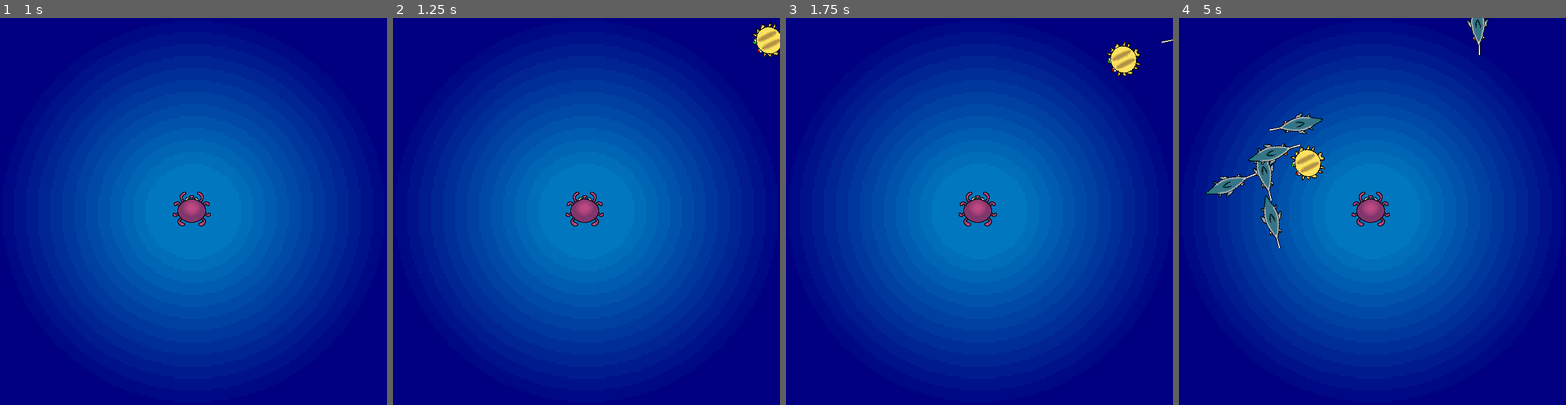
Above: before the commit, frames 1-4 (left to right).
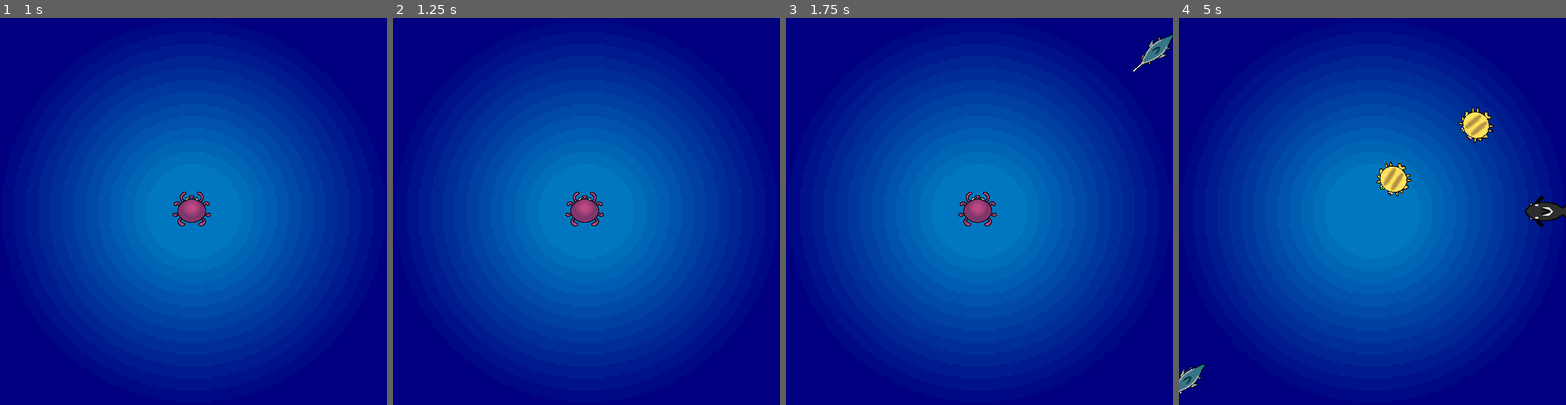
Above: after the commit, the same moments.

Repository: jonael-garcia26/OctoPause
Game: Godot game, scene res://Scenes/menu.tscn
Same seed, same stepped clock (60 frames per second), same inputs: the game is played once before the commit and once after it.
Inputs:
- Up to frame 1 (1 s): click "Start" at 0.5 s
- Up to frame 2 (1.25 s): no input
- Up to frame 3 (1.75 s): no input
- Up to frame 4 (5 s): no input

Frame 1 is identical in both runs. In frame 2, 0.5% of the frame differs, in the area x 92-100%, y 1-11%; in frame 3, 0.8%; in frame 4, 4.7%, in the area x 0-100%, y 0-98%.

Commit message:
Los enemigos van al centro

Diff:
--- a/Scenes/Killy.tscn
+++ b/Scenes/Killy.tscn
@@ -8,18 +8,17 @@
 height = 66.0
 
 [node name="Killy" type="RigidBody2D"]
+collision_mask = 0
+gravity_scale = 0.0
 script = ExtResource("1_1de1f")
-
-[node name="VisibleOnScreenNotifier2D" type="VisibleOnScreenNotifier2D" parent="."]
-position = Vector2(0.5, -1.90735e-06)
-scale = Vector2(1.65, 4)
+velocity = 75
 
 [node name="Sprite2D" type="Sprite2D" parent="."]
 texture_filter = 1
+rotation = 1.5708
 texture = ExtResource("1_t4bqg")
 
 [node name="CollisionShape2D" type="CollisionShape2D" parent="."]
-position = Vector2(0, -7)
+position = Vector2(7, 0)
+rotation = 1.5708
 shape = SubResource("CapsuleShape2D_t5wpk")
-
-[connection signal="screen_exited" from="VisibleOnScreenNotifier2D" to="." method="_on_visible_on_screen_notifier_2d_screen_exited"]
--- a/Scenes/Swordy.tscn
+++ b/Scenes/Swordy.tscn
@@ -9,18 +9,17 @@
 
 [node name="Swordy" type="RigidBody2D"]
 collision_mask = 0
+gravity_scale = 0.0
 script = ExtResource("1_q66r2")
-
-[node name="VisibleOnScreenNotifier2D" type="VisibleOnScreenNotifier2D" parent="."]
-position = Vector2(0.5, 0)
-scale = Vector2(1.65, 4.6)
+velocity = 300
 
 [node name="Sprite2D" type="Sprite2D" parent="."]
 texture_filter = 1
+position = Vector2(47, -18)
+rotation = 1.5708
 texture = ExtResource("1_pcupr")
-offset = Vector2(18, 46)
+centered = false
 
 [node name="CollisionShape2D" type="CollisionShape2D" parent="."]
+rotation = 1.5708
 shape = SubResource("CapsuleShape2D_cnx0k")
-
-[connection signal="screen_exited" from="VisibleOnScreenNotifier2D" to="." method="_on_visible_on_screen_notifier_2d_screen_exited"]
--- a/Scenes/main.tscn
+++ b/Scenes/main.tscn
@@ -1,10 +1,11 @@
-[gd_scene load_steps=7 format=3 uid="uid://c651xkkwuymva"]
+[gd_scene load_steps=8 format=3 uid="uid://c651xkkwuymva"]
 
 [ext_resource type="Script" path="res://Scripts/main.gd" id="1_h3ynb"]
-[ext_resource type="PackedScene" uid="uid://ca20qyc1r7ovv" path="res://Scenes/puffy.tscn" id="2_qteu8"]
+[ext_resource type="PackedScene" uid="uid://ca20qyc1r7ovv" path="res://Scenes/Puffy.tscn" id="2_qteu8"]
 [ext_resource type="PackedScene" uid="uid://d2wsb3or2oqp2" path="res://Scenes/Swordy.tscn" id="3_i4u0a"]
 [ext_resource type="Texture2D" uid="uid://db1rv5jahoabt" path="res://Assets/Sprites/Background.png" id="3_j76o2"]
-[ext_resource type="PackedScene" uid="uid://c2awl4pj3dnt6" path="res://Scenes/player.tscn" id="4_46g1p"]
+[ext_resource type="PackedScene" uid="uid://c2awl4pj3dnt6" path="res://Scenes/Player.tscn" id="4_46g1p"]
+[ext_resource type="PackedScene" uid="uid://ce3fuy55bbe0l" path="res://Scenes/Killy.tscn" id="4_m0alt"]
 
 [sub_resource type="Curve2D" id="Curve2D_tvcvj"]
 _data = {
@@ -14,15 +15,13 @@
 
 [node name="Main" type="Node2D"]
 script = ExtResource("1_h3ynb")
-pufferfish_scene = ExtResource("2_qteu8")
-swordfish_scene = ExtResource("3_i4u0a")
+mob_scenes = Array[PackedScene]([ExtResource("2_qteu8"), ExtResource("3_i4u0a"), ExtResource("4_m0alt")])
 
 [node name="Background" type="Sprite2D" parent="."]
 texture = ExtResource("3_j76o2")
 centered = false
 
 [node name="EnemyTimer" type="Timer" parent="."]
-wait_time = 0.5
 autostart = true
 
 [node name="StartTimer" type="Timer" parent="."]
--- a/Scenes/puffy.tscn
+++ b/Scenes/puffy.tscn
@@ -11,10 +11,6 @@
 gravity_scale = 0.0
 script = ExtResource("1_nkxfl")
 
-[node name="VisibleOnScreenNotifier2D" type="VisibleOnScreenNotifier2D" parent="."]
-position = Vector2(1.43051e-06, -0.999999)
-scale = Vector2(2.3, 2.6)
-
 [node name="Sprite2D" type="Sprite2D" parent="."]
 texture_filter = 1
 rotation = 1.5708
@@ -22,5 +18,3 @@
 
 [node name="CollisionShape2D" type="CollisionShape2D" parent="."]
 shape = SubResource("CircleShape2D_vxgl6")
-
-[connection signal="screen_exited" from="VisibleOnScreenNotifier2D" to="." method="_on_visible_on_screen_notifier_2d_screen_exited"]
--- a/Scripts/enemy.gd
+++ b/Scripts/enemy.gd
@@ -1,5 +1,4 @@
 extends RigidBody2D
-
 class_name EnemyClass
 
 @export var health = 100
@@ -7,8 +6,7 @@
 
 # Called when the node enters the scene tree for the first time.
 func _ready() -> void:
-	pass # Replace with function body.
-
+	pass
 
 # Called every frame. 'delta' is the elapsed time since the previous frame.
 func _process(delta: float) -> void:
--- a/Scripts/killy.gd
+++ b/Scripts/killy.gd
@@ -9,7 +9,3 @@
 # Called every frame. 'delta' is the elapsed time since the previous frame.
 func _process(delta: float) -> void:
 	pass
-
-
-func _on_visible_on_screen_notifier_2d_screen_exited() -> void:
-	queue_free()
--- a/Scripts/main.gd
+++ b/Scripts/main.gd
@@ -1,7 +1,7 @@
 extends Node
 
-@export var pufferfish_scene: PackedScene
-@export var swordfish_scene: PackedScene
+@export var mob_scenes: Array[PackedScene]
+
 
 func _ready() -> void:
 	pass
@@ -21,19 +21,22 @@
 	var mob_spawn_location = $"Path/Spawn enemies"
 	mob_spawn_location.progress_ratio = randf()
 
-	# Set the mob's direction perpendicular to the path direction.
-	var direction = mob_spawn_location.rotation + PI / 2
-
 	# Set the mob's position to a random location.
 	mob.position = mob_spawn_location.position
 
-	# Add some randomness to the direction.
-	direction += randf_range(-PI / 4, PI / 4)
-	mob.rotation = direction
+	#Calculate the center of the screen
+	var screen_center = get_viewport().get_visible_rect().size / 2
+
+	#Calculate direction towards the center of the screen
+	var direction_vector = (screen_center - mob.position).normalized()
+
+	#Set the mob's rotation to face the center of the screen
+	mob.rotation = direction_vector.angle()
 
 	# Choose the velocity for the mob.
 	var velocity = Vector2(mob.velocity, 0.0)
-	mob.linear_velocity = velocity.rotated(direction)
+	mob.linear_velocity = direction_vector * velocity.length()
+
 	# Spawn the mob by adding it to the Main scene.
 	add_child(mob)
 
@@ -42,7 +45,4 @@
 
 # Function to randomly choose between the pufferfish and swordfish
 func choose_random_enemy() -> PackedScene:
-	if randf() < 0.5:
-		return pufferfish_scene
-	else:
-		return swordfish_scene
+	return mob_scenes[randi() % mob_scenes.size()]
--- a/Scripts/puffy.gd
+++ b/Scripts/puffy.gd
@@ -1,7 +1,4 @@
 extends EnemyClass
-
-@export var min_speed: float = 100.0  # Adjust this value based on your game
-@export var max_speed: float = 200.0  # Adjust this value based on your game
 
 
 # Called when the node enters the scene tree for the first time.
@@ -12,7 +9,3 @@
 # Called every frame. 'delta' is the elapsed time since the previous frame.
 func _process(delta: float) -> void:
 	pass
-
-
-func _on_visible_on_screen_notifier_2d_screen_exited() -> void:
-	queue_free()
--- a/Scripts/quit.gd
+++ b/Scripts/quit.gd
@@ -4,14 +4,9 @@
 # Called when the node enters the scene tree for the first time.
 func _ready() -> void:
 	$"../Start".grab_focus()
-# Called every frame. 'delta' is the elapsed time since the previous frame.
-func _process(delta: float) -> void:
-	pass
-
 
 func _on_pressed() -> void:
 	get_tree().quit()
 
-
 func _on_start_pressed():
 	get_tree().change_scene_to_file("res://Scenes/main.tscn")
--- a/Scripts/start.gd
+++ b/Scripts/start.gd
@@ -1,15 +1,4 @@
 extends Button
-
-
-# Called when the node enters the scene tree for the first time.
-func _ready() -> void:
-	pass # Replace with function body.
-
-
-# Called every frame. 'delta' is the elapsed time since the previous frame.
-func _process(delta: float) -> void:
-	pass
-
 
 func _on_pressed() -> void:
 	get_tree().change_scene_to_file("res://Scenes/main.tscn")
--- a/Scripts/swordy.gd
+++ b/Scripts/swordy.gd
@@ -1,16 +1,7 @@
 extends EnemyClass
 
-@export var min_speed: float = 300.0
-@export var max_speed: float = 500.0
-
 func _ready() -> void:
-	# Ensure the swordfish faces forward
-	rotation = linear_velocity.angle() + PI / 2  # Adjust the rotation so it faces the correct direction
+	pass
 
 func _process(delta: float) -> void:
-	# Ensure the swordfish keeps moving in the correct direction
-	linear_velocity = linear_velocity.normalized() * linear_velocity.length()
-	rotation = linear_velocity.angle() + PI / 2  # Ensure it always faces forward, adjusting for the sprite's orientation
-
-func _on_visible_on_screen_notifier_2d_screen_exited() -> void:
-	queue_free()
+	pass
